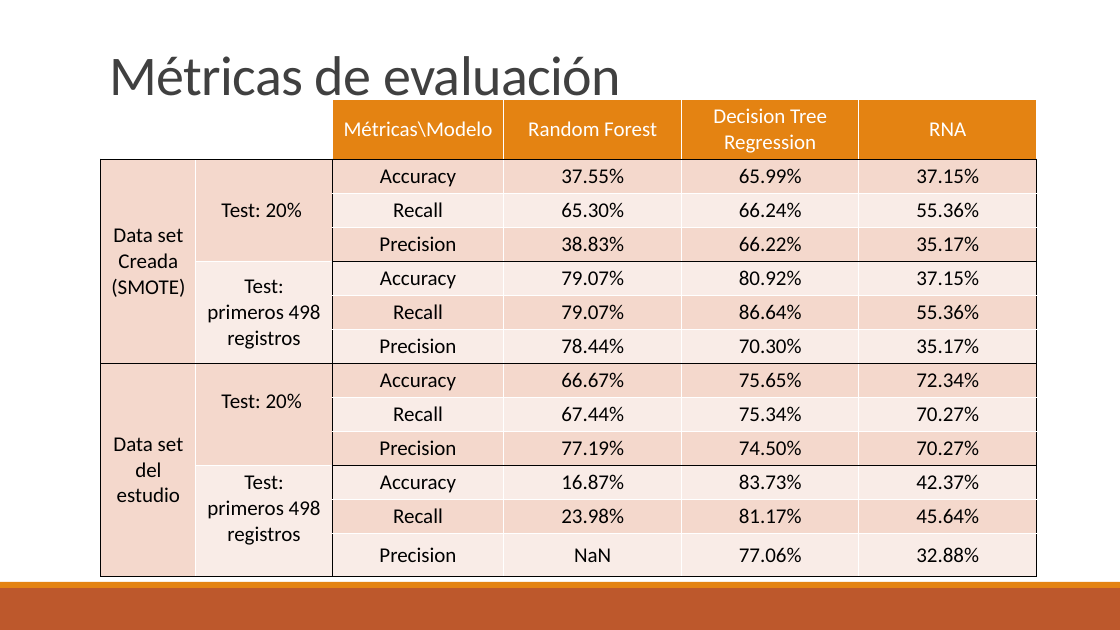
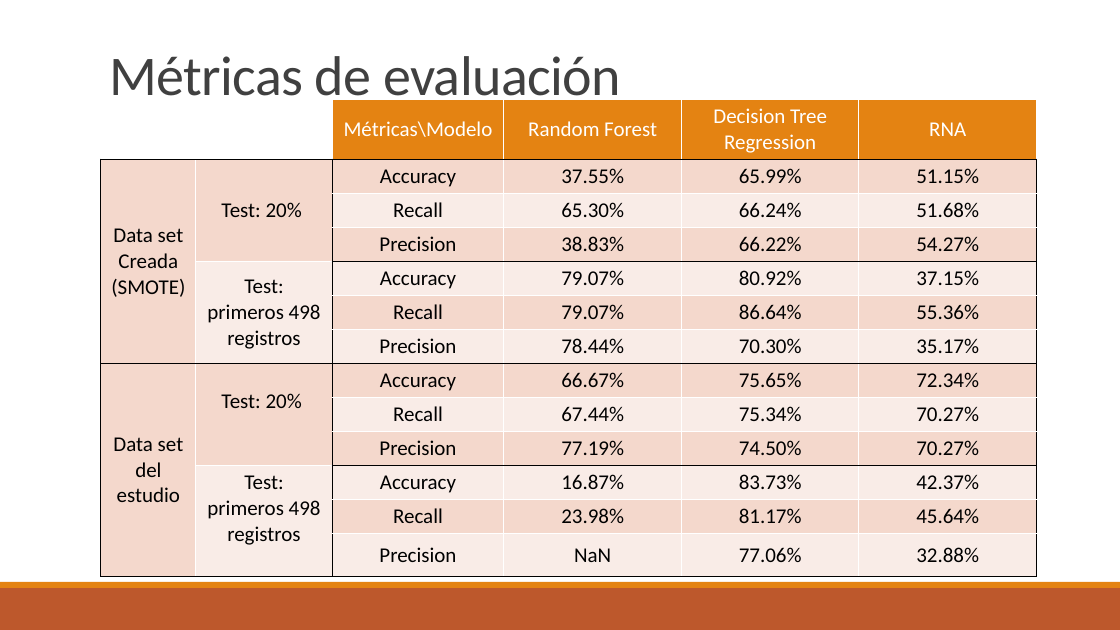
Before and after one commit to niwdehu/ProyectoFinal_INF648, a slide deck: slide 2 of Docs/3.4Evaluación de resultados.pptx. Drawn at 1120x630 pixels with LibreOffice and Linux fonts; fonts in the diff are those of the drawing. Boxes give left, top, right and bottom in pixels: in the first picture for what was removed or moved away, otherwise in the second. Text is boxed around its words. In the diff, an @@ line names an element or a change of style, - is before the commit and + after.

Commit message:
Informe FInal y presentacion

```diff
--- a/Docs/3.4Evaluación de resultados.pptx
+++ b/Docs/3.4Evaluación de resultados.pptx
@@ table at [101, 99, 1036, 574] @@
-row 2, column 6: 37.15%
+row 2, column 6: 51.15%
-row 3, column 6: 55.36%
+row 3, column 6: 51.68%
-row 4, column 6: 35.17%
+row 4, column 6: 54.27%
```
Also in this commit, not shown: 2 other files.
